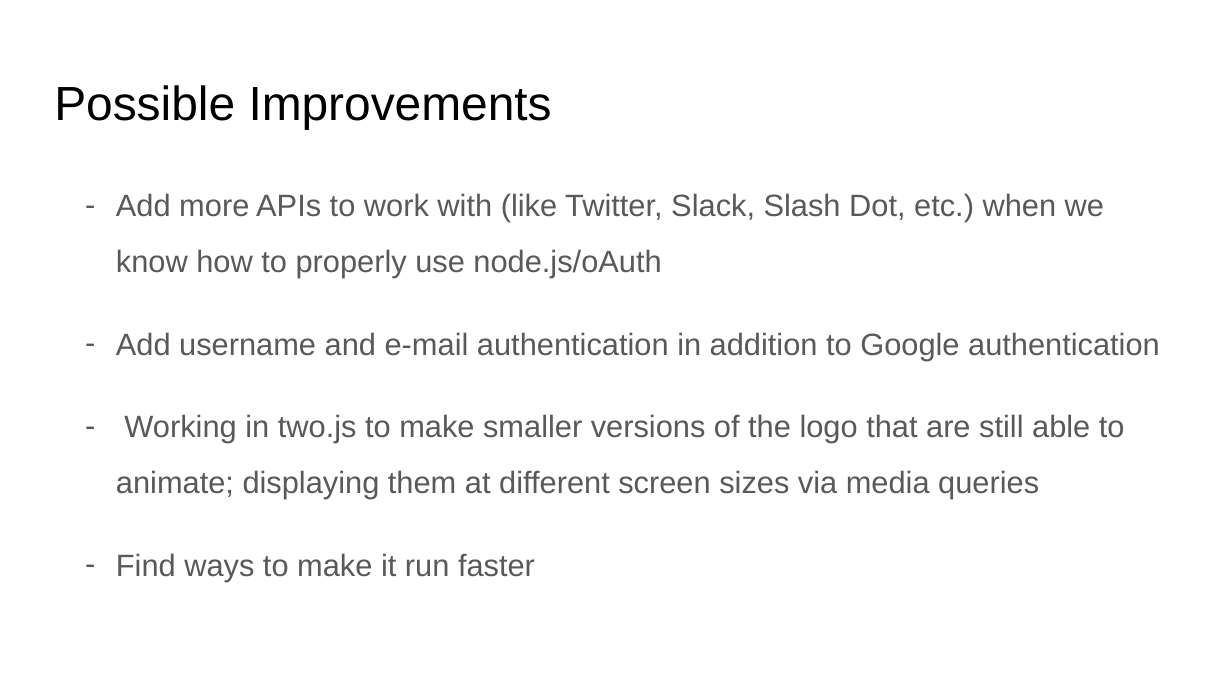
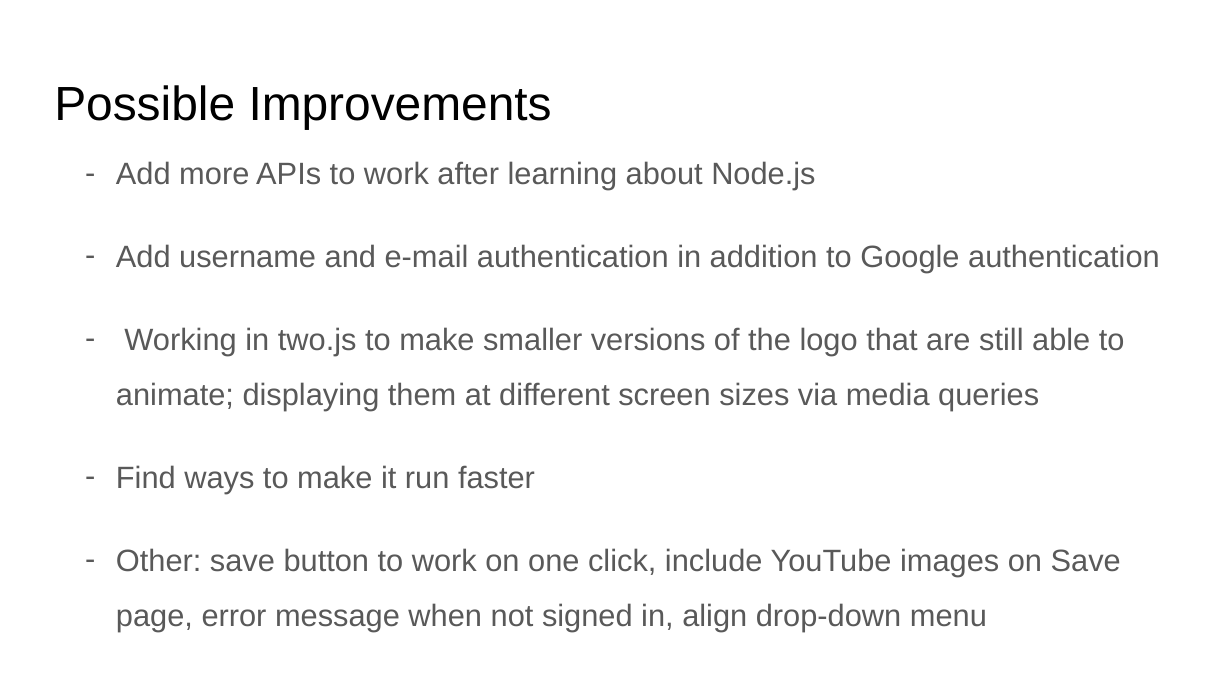
Before and after one commit to kristinakarrass/DevTools, a slide deck: slide 8 of DevTools.pptx. Drawn at 1232x693 pixels with LibreOffice and Linux fonts; fonts in the diff are those of the drawing. Boxes give left, top, right and bottom in pixels: in the first picture for what was removed or moved away, otherwise in the second. Text is boxed around its words. In the diff, an @@ line names an element or a change of style, - is before the commit and + after.

Commit message:
ppt changes

```diff
--- a/DevTools.pptx
+++ b/DevTools.pptx
@@ text "Add more APIs to work ...": place and size @@
-text "Add more APIs to work ..." at [116,193,1160,581]
+text "Add more APIs to work ..." at [116,161,1160,632]
@@ text at [116,161,815,190]: text changed @@
-– Add more APIs to work with (like Twitter, Slack, Slash Dot, etc.) when we know how to properly use node.js/oAuth
+– Add more APIs to work after learning about Node.js
@@ text at [116,548,1121,632]: paragraph added @@
+– Other: save button to work on one click, include YouTube images on Save page, error message when not signed in, align drop-down menu
```
